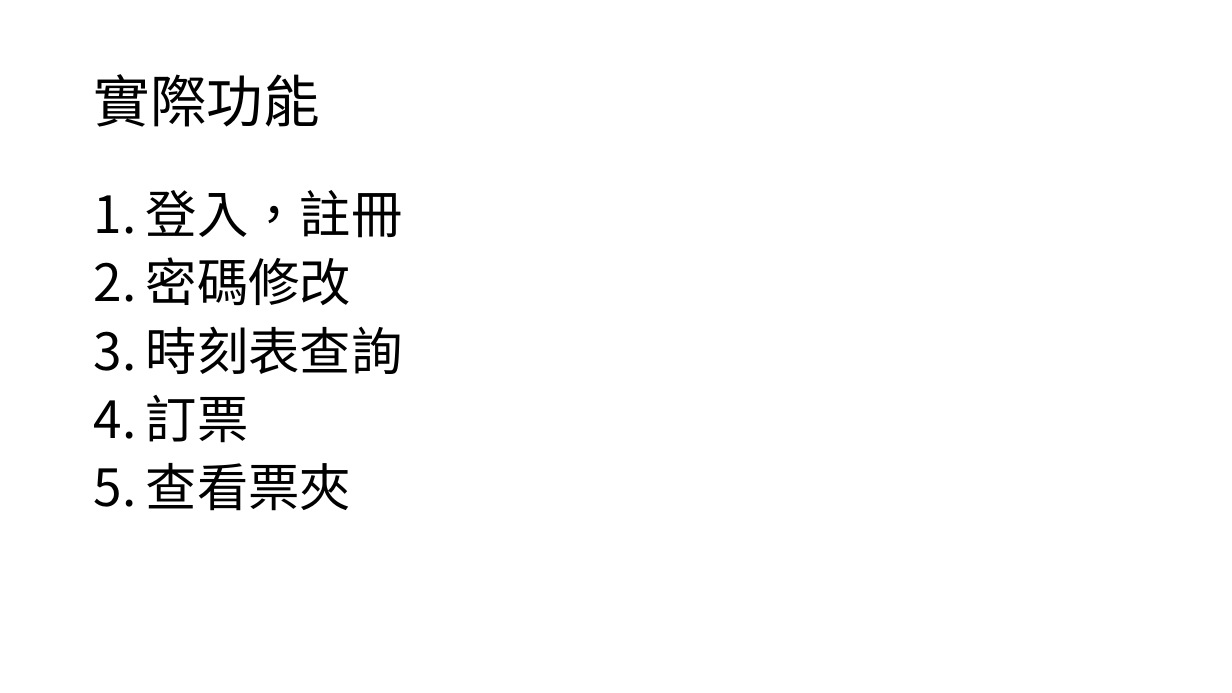
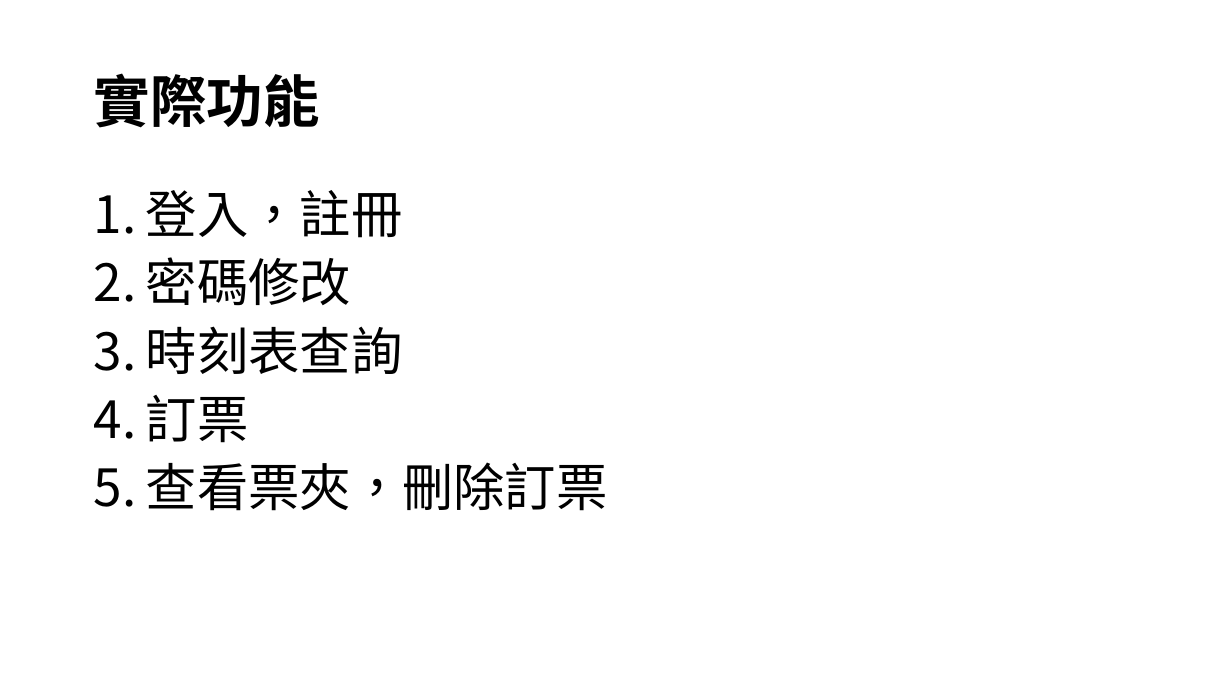
Before and after one commit to alex85amy/HighRail, a slide deck: slide 3 of 簡報/高鐵專案簡報.pptx. Drawn at 1232x693 pixels with LibreOffice and Linux fonts; fonts in the diff are those of the drawing. Boxes give left, top, right and bottom in pixels: in the first picture for what was removed or moved away, otherwise in the second. Text is boxed around its words. In the diff, an @@ line names an element or a change of style, - is before the commit and + after.

Commit message:
update

```diff
--- a/簡報/高鐵專案簡報.pptx
+++ b/簡報/高鐵專案簡報.pptx
@@ title "實際功能" at <box>94,73,320,128</box>: bold on @@
@@ text at <box>146,462,608,511</box>: text changed @@
-5. 查看票夾
+5. 查看票夾，刪除訂票
```
Also in this commit, not shown: 2 slides added, 1 slide removed.
